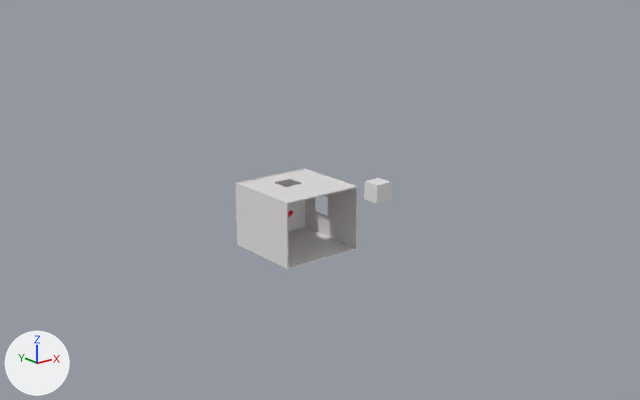
Renders of the Blender file docs/client/models/gallery.blend from each side of a commit.
Both versions are drawn from a 50 mm camera at (-103.2, -136.8, 63.2) aimed at (13.4, 9.0, 4.9). Lighting does not change. The marker at lower left points along +X, +Y and +Z.
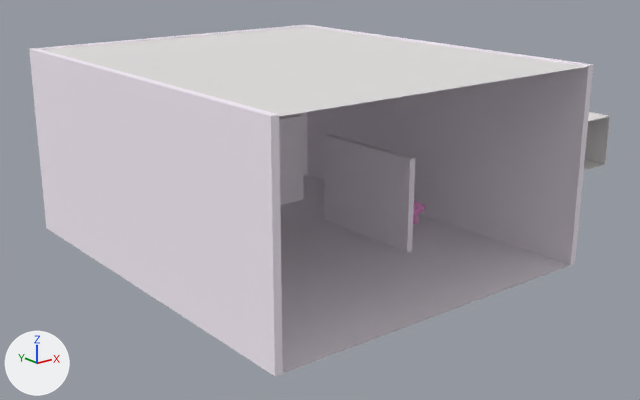
The change, as a list of edits to the scene's bpy script:
```text
Add mat_material_002:
    mat_material_002 = principled_material('Material.002')
    mat_material_002.base_color = (0.955, 0.365, 0.759)  # pink #faa3e2
    mat_material_002.roughness = 0.0906
Add mat_material_001:
    mat_material_001 = principled_material('Material.001')
    mat_material_001.base_color = (0.982, 0.907, 1.0)  # white #fdf4ff
    mat_material_001.roughness = 1.0
Add me_suzanne_002:
    me_suzanne_002.from_pydata(...)  # 2012 vertices, 1968 faces; spans x -1.33..1.33, y -0.82..0.78, z -0.97..0.94
    me_suzanne_002.polygons.foreach_set('use_smooth', [True] * 1968)
    me_suzanne_002.materials.append(mat_material_002)  # pink #faa3e2
Add me_plane_001:
    me_plane_001.from_pydata(...)  # 2704 vertices, 2601 faces; spans x -1.0..1.0, y -1.0..1.0, z 0.0
    me_plane_001.materials.append(mat_material)  # white #e7e4e4
Add me_plane:
    me_plane.from_pydata(...)  # 3240 vertices, 3137 faces; spans x -1.0..1.0, y -1.0..1.0, z 0.0..38.6
    me_plane.materials.append(mat_material_001)  # white #fdf4ff
Change ob_cube:
    ob_cube.location: (0.0, 0.0, 1.0) -> (90.4, 3.2, 2.8)
Add ob_suzanne_001:
    ob_suzanne_001 = bpy.data.objects.new('Suzanne.001', me_suzanne_002)
    ob_suzanne_001.location = (25.7, -7.6, 3.9)
    ob_suzanne_001.rotation_euler = (0.0, 0.0, -0.435)  # degrees (0, 0, -25)
    ob_suzanne_001.scale = (2.39, 2.39, 2.39)
Add ob_plane_001:
    ob_plane_001 = bpy.data.objects.new('Plane.001', me_plane_001)
    ob_plane_001.location = (0.0, 0.0, 38.4)
    ob_plane_001.rotation_euler = (6.283, 0.0, 0.0)  # degrees (360, 0, 0)
    ob_plane_001.scale = (35.8, -42.1, 1.0)
Add ob_plane:
    ob_plane = bpy.data.objects.new('Plane', me_plane)
    ob_plane.location = (0.0, 0.0, 0.0)
    ob_plane.scale = (35.8, -42.1, 1.0)
```

Changed parts and their boxes [x1, y1, x2, y2] in the pictures (640 x 400 px):
'Plane', added: after [29, 25, 593, 376]
'Plane.001', added: after [44, 27, 588, 116]
'Cube', moved: before [236, 168, 358, 269]; after [584, 112, 610, 171]
'Suzanne.001', added: after [413, 201, 425, 224]
